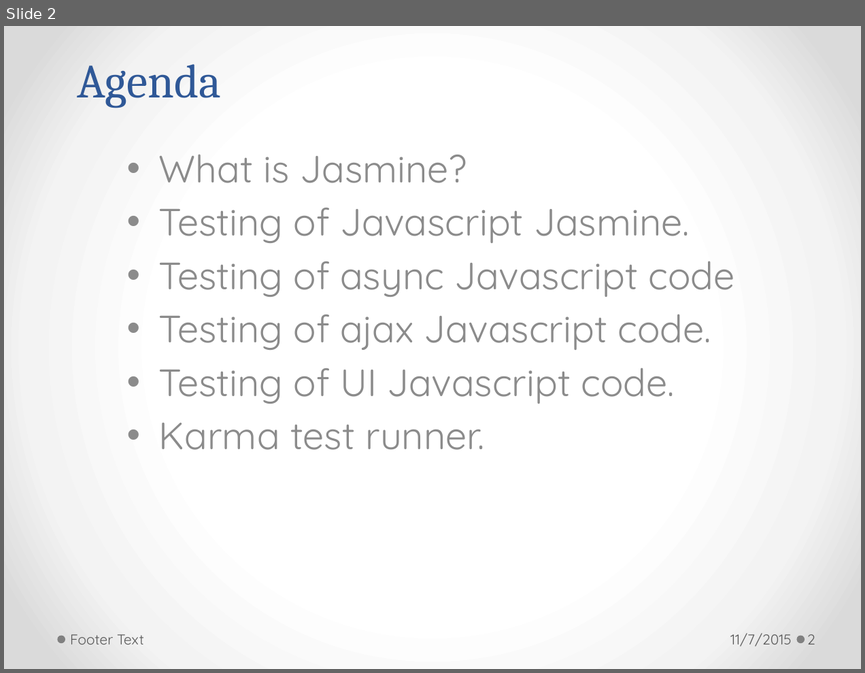
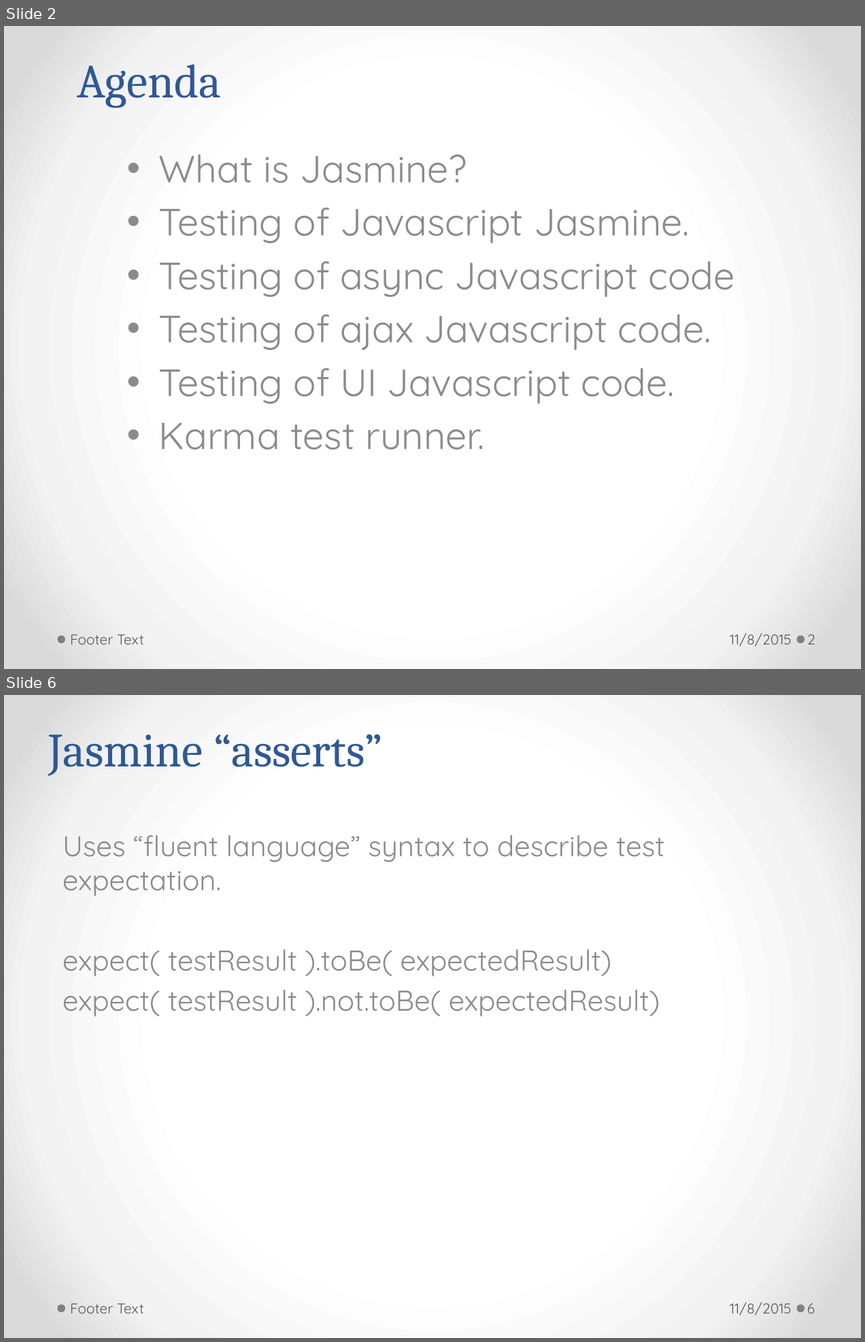
Before and after one commit to h-t-tran/work, a slide deck: brownbag/jamine/tech-presentation-jasmine.pptx. Shown one above the other, each under a label of ours: slide 2 before the commit, slides 2 and 6 after it; the slides between them are not shown. The pictures are 865x673 and 865x1342 pixels, drawn with LibreOffice and Linux fonts; fonts in the diff are those of the drawing. Boxes give left, top, right and bottom in pixels: in the first picture for what was removed or moved away, otherwise in the second. Text is boxed around its words. In the diff, an @@ line names an element or a change of style, - is before the commit and + after.

```diff
--- a/brownbag/jamine/tech-presentation-jasmine.pptx
+++ b/brownbag/jamine/tech-presentation-jasmine.pptx
@@ slide 6 added at <box>4,695,861,1338</box>, background gradient #FFFFFF to #F4F4F4 to #DADADA; not listed: 2 template elements that a slide beside it also shows @@
@@ title added at <box>48,734,383,776</box>, 40 pt, text #2F5897 @@
+Jasmine “asserts”
@@ text added at <box>62,835,664,1017</box>, 24 pt, text #8C8C8C @@
+Uses “fluent language” syntax to describe test expectation.
+expect( testResult ).toBe( expectedResult)
+expect( testResult ).not.toBe( expectedResult)
@@ text added at <box>70,1303,144,1313</box>, 12 pt, text #595959 @@
+Footer Text
@@ text added at <box>730,1302,791,1315</box>, 12 pt, text #595959 @@
+11/8/2015
@@ page number added at <box>807,1303,815,1313</box>, 12 pt, text #595959 @@
+6
@@ slide 2 changed as well @@
@@ text at <box>730,633,791,646</box>: text changed @@
-11/7/2015
+11/8/2015
```
Also in this commit, not shown: 12 other slides changed, 4 other slides added, 21 other files.
